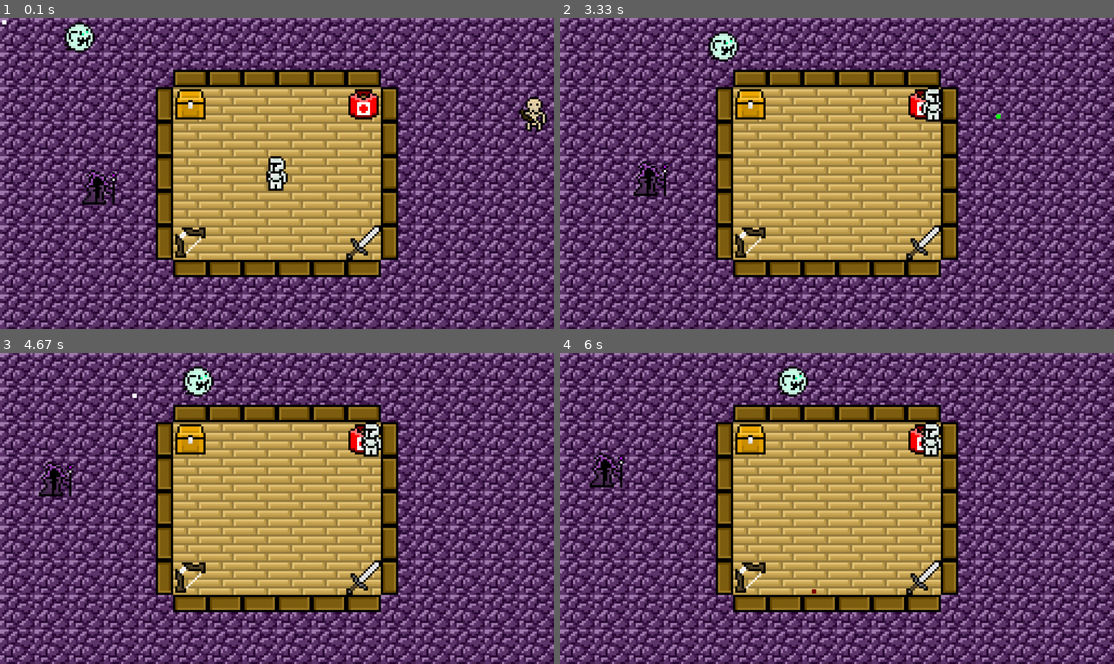
Above: before the commit, frames 1-4 (two rows, left to right).
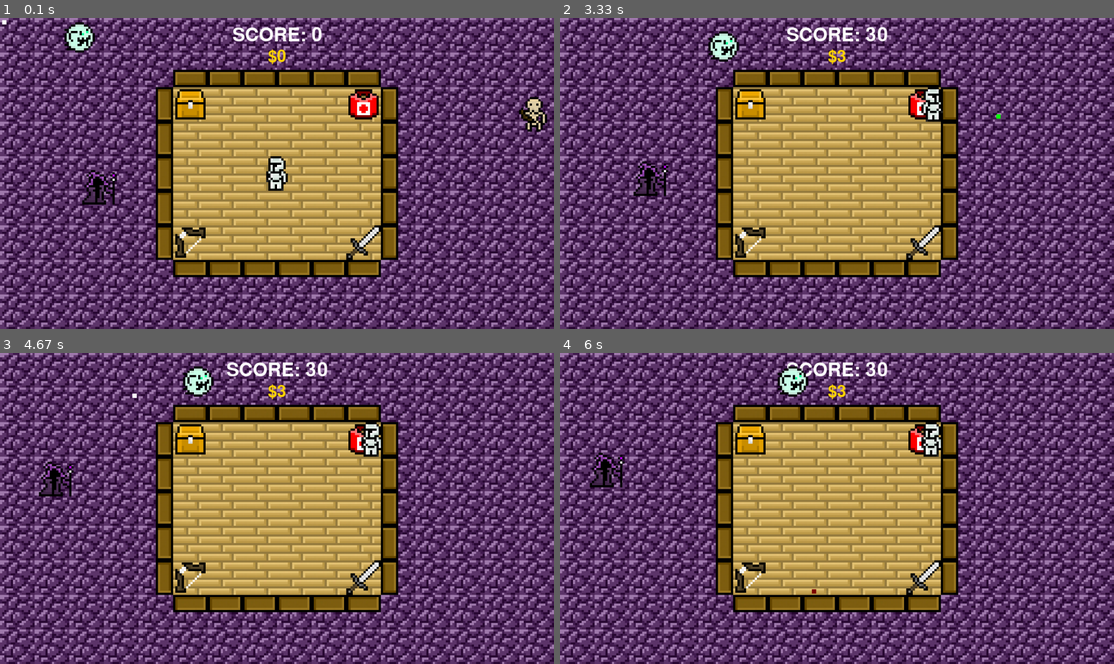
Above: after the commit, the same moments.

Repository: nicolassaez2004/DpProjetos.PyGame
Game: pygame game, started from main.py
Same seed, same stepped clock (60 frames per second), same inputs: the game is played once before the commit and once after it.
Inputs (mouse positions are in pixels of both pictures, inside the frame that each line leads up to):
- Up to frame 1 (0.1 s): no input
- Up to frame 2 (3.33 s): hold D 0.33-0.8 s; hold W 0.83-1.13 s; click (1014, 164) at 1.22 s; click (837, 195) at 1.55 s; click (704, 176) at 1.88 s; click (892, 241) at 2.22 s; click (665, 126) at 2.55 s; click (665, 245) at 2.88 s; click (997, 114) at 3.22 s
- Up to frame 3 (4.67 s): click (481, 617) at 3.72 s; click (343, 536) at 4.05 s; click (132, 393) at 4.38 s
- Up to frame 4 (6 s): click (848, 402) at 4.72 s; click (704, 446) at 5.05 s; click (637, 499) at 5.38 s; click (809, 589) at 5.72 s

The runs differ from the first frame. In frame 1, 0.5% of the frame differs, in the area x 42-59%, y 2-15%; in frame 2, 0.5%, in the area x 40-60%, y 2-15%; in frame 3, 0.5%; in frame 4, 0.5%.

Commit message:
sistema de moedas implementado

Diff:
--- a/main.py
+++ b/main.py
@@ -31,6 +31,10 @@
         self.soco_vento_image_rotated = self.soco_vento_image
         self.soco_vento_image_rotated = self.soco_vento_image
 
+        self.dinheiro = 0
+        self.vida = 10
+        self.flechas = 0
+
     def movimentacao(self):
         self.key = pygame.key.get_pressed()
 
@@ -332,14 +336,22 @@
         self.colisao_arco = pygame.Rect(400, 480, 80, 80)
         self.colisao_espada = pygame.Rect(800, 480, 80, 80)
 
-class Gameplay:
-    def __init__(self):
-        '''fazer combate
-        fazer capitalização (matar inimigos dá dinheiro, dinheiro compra objetos)
-        fazer limite de inimigos que aumente com o nível (inicia em 2, sempre 1 ghost garantido)
-        fazer progressão de niveis (nível 1: Velocidade padrão, limite 2. += 1 em ambos para nivel 2) a cada x inimigos mortos, aumenta um nível.
-        fazer score (matar inimigos gera pontos, quantidade aumenta conforme o nível), vidas, dinheiro, flechas'''
-        pass
+class Gameplay(Player):
+    def __init__(self, posicao):
+        super().__init__(posicao)
+        self.nivel = 1
+        self.score = 0
+
+    def capitalizacao(self, inimigo):
+        if isinstance(inimigo, Ghost):
+            self.dinheiro += 2
+            self.score += 20
+        elif isinstance(inimigo, Skeleton):
+            self.dinheiro += 3
+            self.score += 30
+        elif isinstance(inimigo, Wizard):
+            self.dinheiro += 5
+            self.score += 50
 
 class Game:
     def __init__(self):
@@ -353,8 +365,11 @@
 
         self.relogio = pygame.time.Clock()
 
+        self.font_score = pygame.font.SysFont(None, 64)
+        self.font_money = pygame.font.SysFont(None, 56)
+
         self.mouse_pos = pygame.Rect((0, 0), (0, 0))
-        self.player = Player((LARGURA/2 - 40, ALTURA/2 - 40))
+        self.player = Gameplay((LARGURA/2 - 40, ALTURA/2 - 40))
 
         self.objeto = Object()
 
@@ -394,6 +409,15 @@
             self.ghost.movimentacao()
 
         self.todo_mundo.update()
+
+        score_text = self.font_score.render(f'SCORE: {self.player.score}', True, (255, 255, 255))
+        money_text = self.font_money.render(f'${self.player.dinheiro}', True, (255, 215, 0))
+
+        score_rect = score_text.get_rect(center=(LARGURA // 2, 40))
+        money_rect = money_text.get_rect(center=(LARGURA // 2, 90))
+
+        self.window.blit(score_text, score_rect)
+        self.window.blit(money_text, money_rect)
 
         mouse_pos = pygame.mouse.get_pos()
         tamanho_mouse = 10
@@ -428,14 +452,17 @@
                 self.skeleton.health -= 5
                 if self.skeleton.health <= 0:
                     self.skeleton.kill()
+                    self.player.capitalizacao(self.skeleton)
             if self.player.soco_vento.colliderect(self.wizard.rect) and self.wizard.health > 0:
                 self.wizard.health -= 5
                 if self.wizard.health <= 0:
                     self.wizard.kill()
+                    self.player.capitalizacao(self.wizard)
             if self.player.soco_vento.colliderect(self.ghost.rect) and self.ghost.health > 0:
                 self.ghost.health -= 5
                 if self.ghost.health <= 0:
                     self.ghost.kill()
+                    self.player.capitalizacao(self.ghost)
 
     def executar(self):
         while self.rodando:
Binary file added: assets/sprites/knight_arco.png
Binary file added: assets/sprites/knight_arco_espada.png
Binary file added: assets/sprites/knight_espada.png
